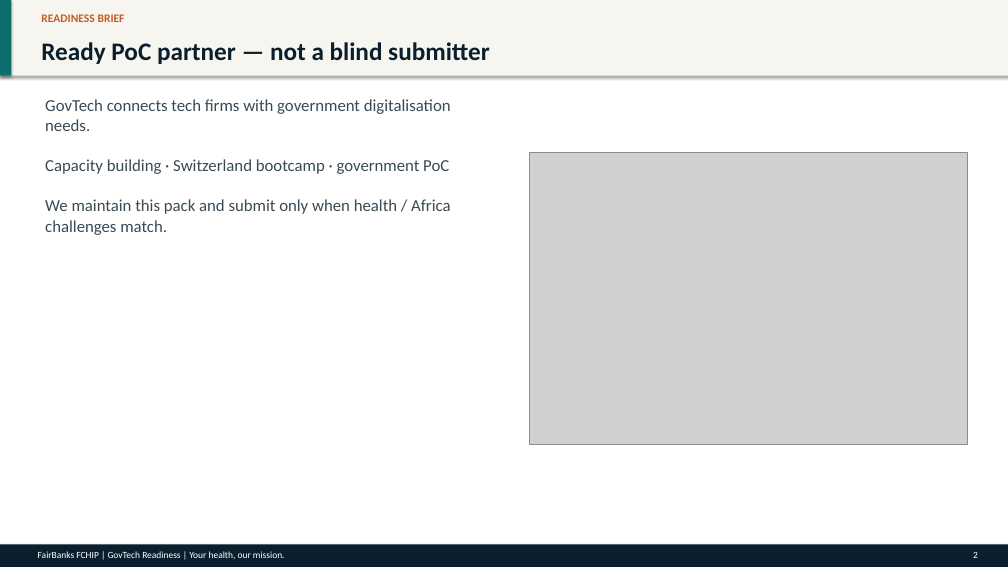
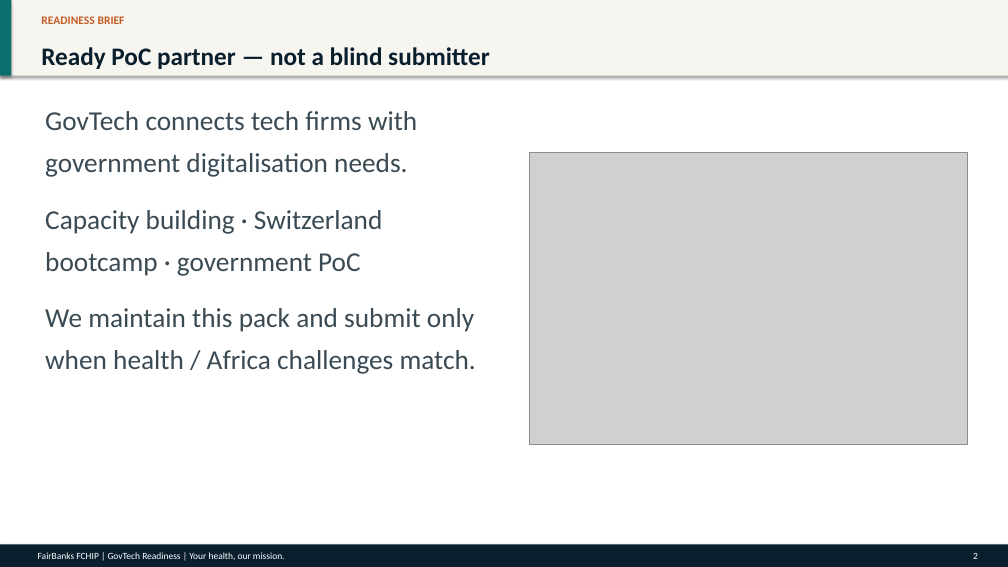
Before and after one commit to WASSWA2624/fairbanks, a slide deck: slide 2 of applications/govtech/documents/govtech_ppt.pptx. Drawn at 1008x567 pixels with LibreOffice and Linux fonts; fonts in the diff are those of the drawing; grey boxes stand for pictures. Boxes give left, top, right and bottom in pixels: in the first picture for what was removed or moved away, otherwise in the second. Text is boxed around its words. In the diff, an @@ line names an element or a change of style, - is before the commit and + after.

Commit message:
Enhance PowerPoint generation scripts across multiple applications by introducing balanced text box sizing and vertical alignment for improved readability. Update font sizes for various text elements to ensure consistency and clarity in presentations. Adjust document formatting rules to align with project branding and enhance overall presentation quality.

```diff
--- a/applications/govtech/documents/govtech_ppt.pptx
+++ b/applications/govtech/documents/govtech_ppt.pptx
@@ text "READINESS BRIEF" at [41,16,125,24]: line spacing 1 to 1.15; more space between paragraphs @@
@@ text "Ready PoC partner — not ..." at [41,47,490,69]: line spacing 1 to 1.15; more space between paragraphs @@
@@ text at [45,111,476,374]: text changed; size 16 to 26 pt @@
-GovTech connects tech firms with government digitalisation needs.
-Capacity building · Switzerland bootcamp · government PoC
-We maintain this pack and submit only when health / Africa challenges match.
+GovTech connects tech firms with government digitalisation needs.
+Capacity building · Switzerland bootcamp · government PoC
+We maintain this pack and submit only when health / Africa challenges match.
```
Also in this commit, not shown: 9 other slides changed, 50 other files.
